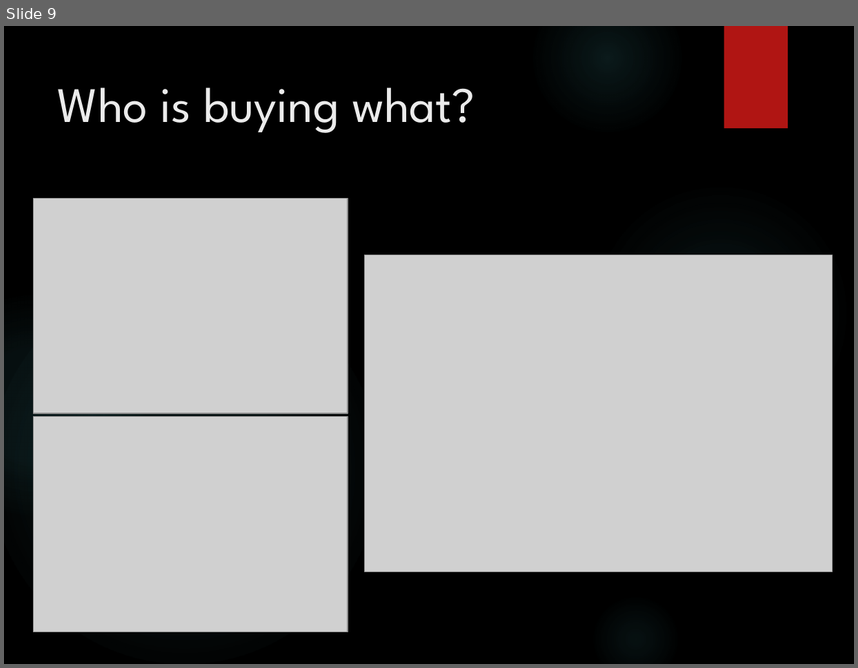
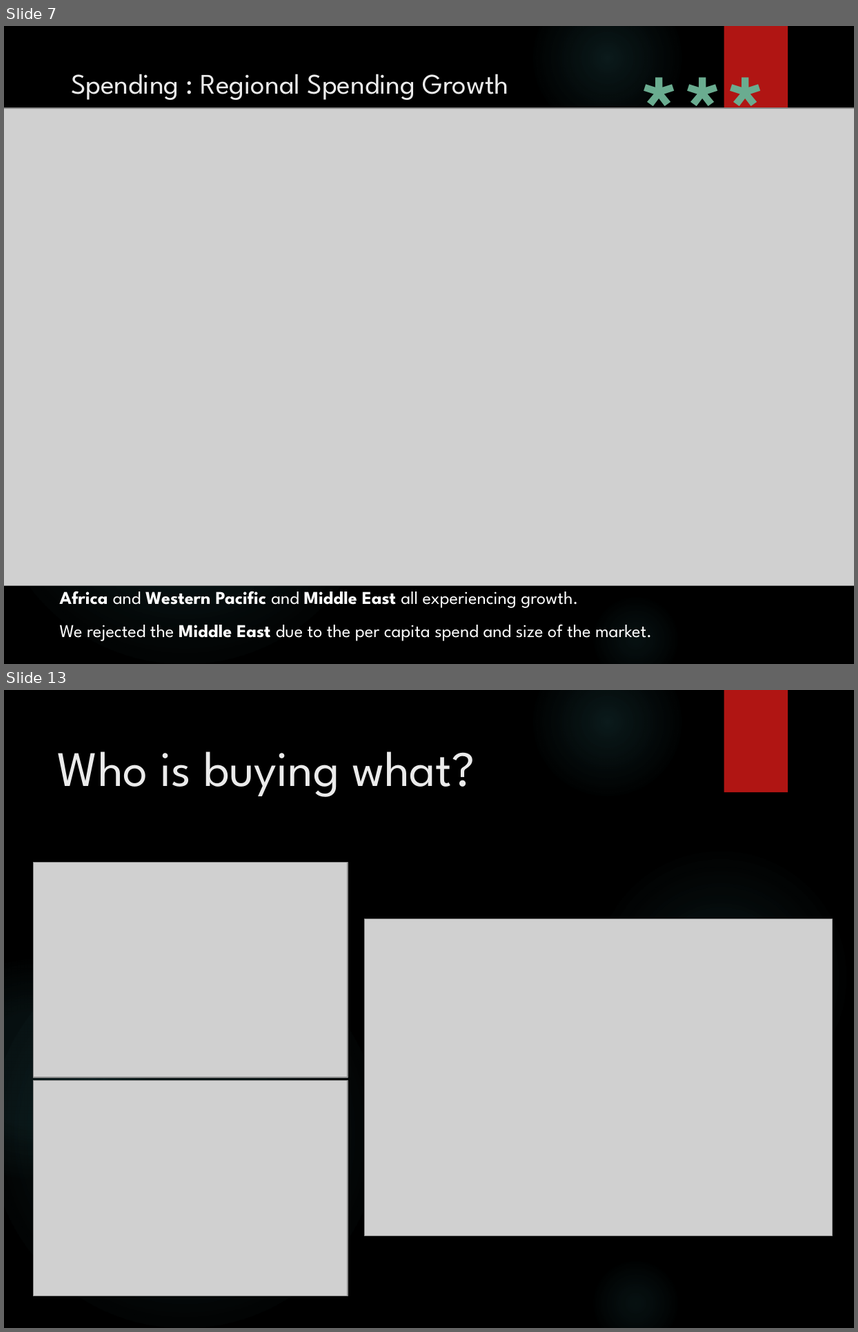
Before and after one commit to ThePennyGoblin/SMU_BootCamp_-Project_1, a slide deck: Marketing Analysis Deck v2024v2.pptx. Shown one above the other, each under a label of ours: slide 9 before the commit, slides 7 and 13 after it; the slides between them are not shown. The pictures are 858x668 and 858x1332 pixels, drawn with LibreOffice and Linux fonts; fonts in the diff are those of the drawing; grey boxes stand for pictures; background and template pictures are left out. Boxes give left, top, right and bottom in pixels: in the first picture for what was removed or moved away, otherwise in the second. Text is boxed around its words. In the diff, an @@ line names an element or a change of style, - is before the commit and + after.

```diff
--- a/Marketing Analysis Deck v2024v2.pptx
+++ b/Marketing Analysis Deck v2024v2.pptx
@@ slide 7 added at bbox=[4, 26, 854, 664], background picture (left out); not listed: 5 template elements that a slide beside it also shows @@
@@ text added at bbox=[626, 40, 781, 175], 88 pt, text #6AAC90, bold @@
+***
@@ title added at bbox=[71, 74, 509, 100], 24 pt, text #EBEBEB @@
+Spending : Regional Spending Growth
@@ picture added at bbox=[4, 109, 854, 586] @@
@@ text added at bbox=[60, 585, 652, 641], 15.3 pt, text #FFFFFF @@
+Africa and Western Pacific and Middle East all experiencing growth.
+We rejected the Middle East due to the per capita spend and size of the market.
@@ what was slide 9 is now slide 13 @@
```
Also in this commit, not shown: 9 slides changed, 4 other slides added, 3 slides removed, 20 other files.
